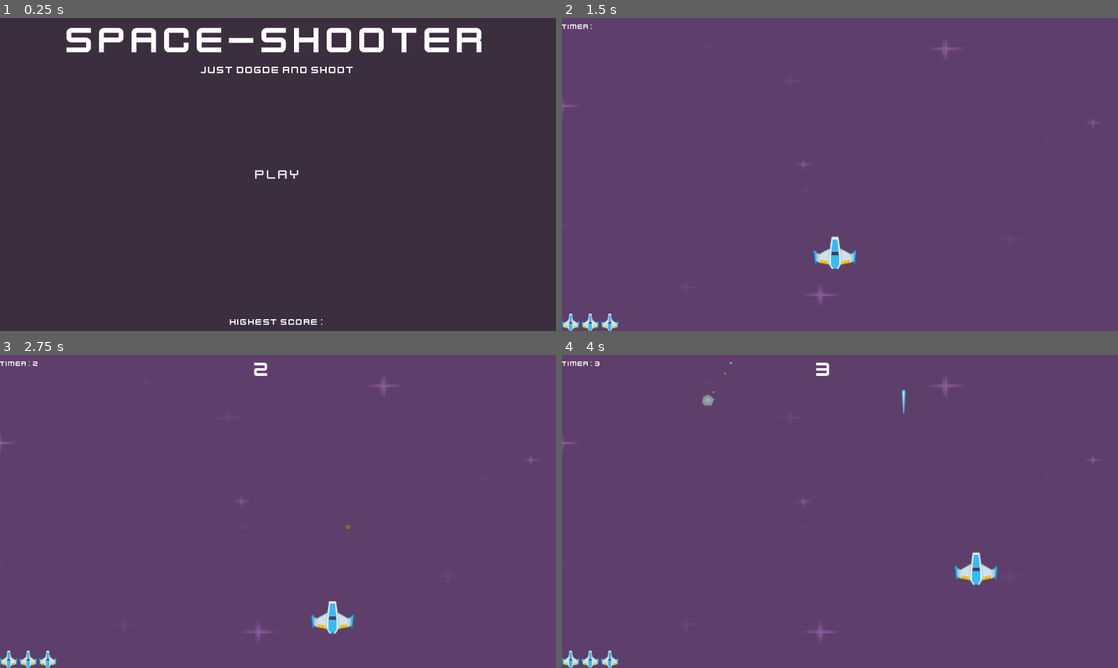
Above: before the commit, frames 1-4 (two rows, left to right).
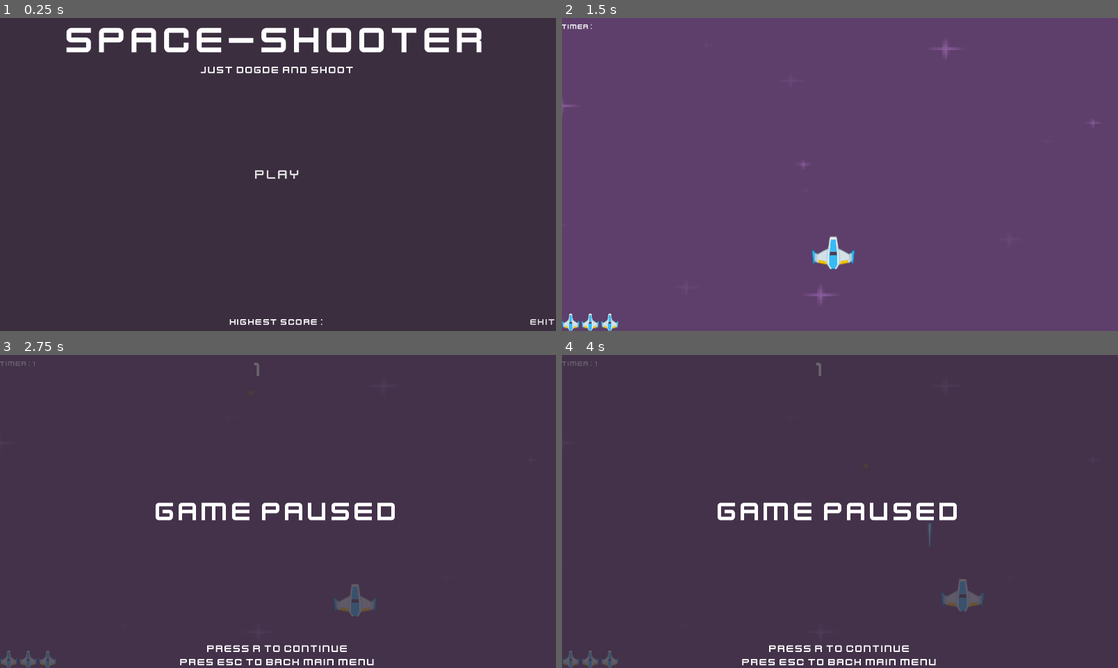
Above: after the commit, the same moments.

Repository: Ryan6712/Space-shooter
Game: Godot game, scene res://Scenes/main_menu.tscn
Two runs of this game, one before a commit and one after it. Both use one fixed random seed, a clock stepped at 60 frames per second and the inputs below.
Inputs:
- Up to frame 1 (0.25 s): no input
- Up to frame 2 (1.5 s): click "Play" at 0.5 s; tap Enter (play) at 1.25, 1.35 s; hold D (right) from 1.28 s (still down)
- Up to frame 3 (2.75 s): release D (right) at 2.03 s; hold S (down) from 2.03 s (still down); tap Enter (play) at 2.1 s
- Up to frame 4 (4 s): tap R at 2.75, 3.5 s; release S (down) at 2.78 s; hold D (right) 2.78-3.53 s; tap Space (shoot) at 2.85 s; tap Enter (play) at 3.05, 3.6 s; hold W (up) from 3.53 s (still down)

The runs differ from the first frame. In frame 1, less than 0.1% of the frame differs, in the area x 95-100%, y 96-98%; in frame 2, 0.3%; in frame 3, 100%, in the area x 0-100%, y 0-100%; in frame 4, 100%.
Error in both runs: Invalid access to property or key 'Highest_score' on a base object of type 'null instance'. (res://Scripts/main_menu.gd:9)

Commit message:
make exit button and fix pause menu bug

Diff:
--- a/Scenes/level.tscn
+++ b/Scenes/level.tscn
@@ -8,6 +8,7 @@
 [ext_resource type="AudioStream" uid="uid://m6nbgsy38lqm" path="res://Assets/SFXs/sfx_lose.ogg" id="5_wqkje"]
 [ext_resource type="AudioStream" uid="uid://ddxasscs7hu1u" path="res://Assets/Backsounds/play_backsound.mp3" id="7_8c0lf"]
 [ext_resource type="AudioStream" uid="uid://dh7uch4506obp" path="res://Assets/SFXs/sfx_shieldUp.ogg" id="7_754fn"]
+[ext_resource type="PackedScene" uid="uid://c74elwxyuo3gs" path="res://Scenes/pause_menu.tscn" id="9_bvt00"]
 
 [sub_resource type="RectangleShape2D" id="RectangleShape2D_k5f4k"]
 size = Vector2(1464, 62)
@@ -90,6 +91,8 @@
 bus = &"backsound"
 parameters/looping = true
 
+[node name="Pause_menu" parent="." unique_id=1058339049 instance=ExtResource("9_bvt00")]
+
 [connection signal="timeout" from="MeteorSpawnTimer" to="." method="_on_meteor_spawn_timer_timeout"]
 [connection signal="Laser" from="Player" to="." method="_on_player_laser"]
 [connection signal="timeout" from="DeathTimer" to="." method="_on_death_timer_timeout"]
--- a/Scenes/main_menu.tscn
+++ b/Scenes/main_menu.tscn
@@ -18,6 +18,10 @@
 [sub_resource type="StyleBoxEmpty" id="StyleBoxEmpty_opfnp"]
 
 [sub_resource type="StyleBoxEmpty" id="StyleBoxEmpty_cp0ys"]
+
+[sub_resource type="StyleBoxEmpty" id="StyleBoxEmpty_yhxw7"]
+
+[sub_resource type="StyleBoxEmpty" id="StyleBoxEmpty_trj04"]
 
 [node name="MainMenu" type="Control" unique_id=2087286878]
 layout_mode = 3
@@ -111,6 +115,26 @@
 theme_override_font_sizes/font_size = 21
 text = "Highest score : "
 
+[node name="MarginContainer2" type="MarginContainer" parent="." unique_id=1615576070]
+layout_mode = 1
+anchors_preset = 3
+anchor_left = 1.0
+anchor_top = 1.0
+anchor_right = 1.0
+anchor_bottom = 1.0
+offset_left = -40.0
+offset_top = -40.0
+grow_horizontal = 0
+grow_vertical = 0
+
+[node name="ExitButton" type="Button" parent="MarginContainer2" unique_id=1021412010]
+layout_mode = 2
+theme_override_fonts/font = ExtResource("3_1ehe0")
+theme_override_font_sizes/font_size = 21
+theme_override_styles/normal = SubResource("StyleBoxEmpty_yhxw7")
+theme_override_styles/hover = SubResource("StyleBoxEmpty_trj04")
+text = "Exit"
+
 [node name="AudioStreamPlayer2D" type="AudioStreamPlayer2D" parent="." unique_id=1122838304]
 stream = ExtResource("4_ce3w2")
 autoplay = true
@@ -118,3 +142,4 @@
 parameters/looping = true
 
 [connection signal="pressed" from="CenterContainer2/Button" to="." method="_on_button_pressed"]
+[connection signal="button_down" from="MarginContainer2/ExitButton" to="." method="_on_exit_button_button_down"]
--- /dev/null
+++ b/Scenes/pause_menu.tscn
@@ -0,0 +1,81 @@
+[gd_scene format=3 uid="uid://c74elwxyuo3gs"]
+
+[ext_resource type="FontFile" uid="uid://bjauj45hioc82" path="res://Assets/Fonts/kenvector_future.ttf" id="1_emv3i"]
+[ext_resource type="Script" uid="uid://ednkm5o755c1" path="res://Scripts/pause_menu.gd" id="1_k0w1u"]
+
+[node name="Pause_menu" type="CanvasLayer" unique_id=1058339049]
+process_mode = 3
+script = ExtResource("1_k0w1u")
+metadata/_edit_use_anchors_ = true
+
+[node name="ColorRect" type="ColorRect" parent="." unique_id=740484145]
+anchors_preset = 15
+anchor_right = 1.0
+anchor_bottom = 1.0
+grow_horizontal = 2
+grow_vertical = 2
+color = Color(0.22745098, 0.18039216, 0.24705882, 0.37254903)
+
+[node name="ColorRect2" type="ColorRect" parent="." unique_id=1844303500]
+anchors_preset = 15
+anchor_right = 1.0
+anchor_bottom = 1.0
+grow_horizontal = 2
+grow_vertical = 2
+color = Color(0.22745098, 0.18039216, 0.24705882, 0.37254903)
+
+[node name="ColorRect3" type="ColorRect" parent="." unique_id=1693329329]
+anchors_preset = 15
+anchor_right = 1.0
+anchor_bottom = 1.0
+grow_horizontal = 2
+grow_vertical = 2
+color = Color(0.22745098, 0.18039216, 0.24705882, 0.37254903)
+
+[node name="CenterContainer" type="CenterContainer" parent="." unique_id=554041034]
+anchors_preset = 8
+anchor_left = 0.5
+anchor_top = 0.5
+anchor_right = 0.5
+anchor_bottom = 0.5
+offset_left = -20.0
+offset_top = -20.0
+offset_right = 20.0
+offset_bottom = 20.0
+grow_horizontal = 2
+grow_vertical = 2
+
+[node name="Label" type="Label" parent="CenterContainer" unique_id=2013621096]
+layout_mode = 2
+theme_override_fonts/font = ExtResource("1_emv3i")
+theme_override_font_sizes/font_size = 64
+text = "game paused"
+
+[node name="CenterContainer2" type="CenterContainer" parent="." unique_id=1779543630]
+anchors_preset = 7
+anchor_left = 0.5
+anchor_top = 1.0
+anchor_right = 0.5
+anchor_bottom = 1.0
+offset_left = -20.0
+offset_top = -40.0
+offset_right = 20.0
+grow_horizontal = 2
+grow_vertical = 0
+
+[node name="VBoxContainer" type="VBoxContainer" parent="CenterContainer2" unique_id=2061162100]
+layout_mode = 2
+
+[node name="Label" type="Label" parent="CenterContainer2/VBoxContainer" unique_id=956189009]
+layout_mode = 2
+theme_override_fonts/font = ExtResource("1_emv3i")
+theme_override_font_sizes/font_size = 24
+text = "Press R to Continue"
+horizontal_alignment = 1
+
+[node name="Label2" type="Label" parent="CenterContainer2/VBoxContainer" unique_id=81193818]
+layout_mode = 2
+theme_override_fonts/font = ExtResource("1_emv3i")
+theme_override_font_sizes/font_size = 24
+text = "Pres ESC to Back Main menu"
+horizontal_alignment = 1
--- a/Scripts/level.gd
+++ b/Scripts/level.gd
@@ -14,13 +14,17 @@
 @onready var meteor_spawn: Timer = $MeteorSpawnTimer
 
 func _ready() -> void:
+	Input.set_mouse_mode(Input.MOUSE_MODE_CAPTURED)
 	get_tree().call_group('ui', 'set_health', HP)
 	Global.reset()
 
 
+func _exit_tree() -> void:
+	Input.set_mouse_mode(Input.MOUSE_MODE_VISIBLE)
+
 func _process(_delta: float) -> void:
 	if Global.time_elipse < 30:
-		meteor_spawn.set_wait_time(2)
+		meteor_spawn.set_wait_time(1)
 	elif Global.time_elipse < 60:
 		meteor_spawn.set_wait_time(0.8)
 	elif Global.time_elipse < 80:
@@ -29,6 +33,8 @@
 		meteor_spawn.set_wait_time(0.3)
 	else:
 		meteor_spawn.set_wait_time(0.2)
+
+
 
 
 
--- a/Scripts/main_menu.gd
+++ b/Scripts/main_menu.gd
@@ -8,7 +8,7 @@
 	load_score()
 	$MarginContainer/Label.text = $MarginContainer/Label.text + str(score.Highest_score)
 
-func _process(delta: float) -> void:
+func _process(_delta: float) -> void:
 	if Input.is_action_just_pressed("play"):
 		_on_button_pressed()
 
@@ -17,3 +17,6 @@
 
 func load_score():
 	score = ResourceLoader.load(Global.save_file_path + Global.save_score, "", ResourceLoader.CACHE_MODE_IGNORE)
+
+func _on_exit_button_button_down() -> void:
+	get_tree().quit()
--- /dev/null
+++ b/Scripts/pause_menu.gd
@@ -0,0 +1,18 @@
+extends CanvasLayer
+
+
+func _ready() -> void:
+	hide()
+	process_mode = Node.PROCESS_MODE_ALWAYS
+
+func _unhandled_input(_event: InputEvent) -> void:
+	if Input.is_action_just_pressed("exit") and get_tree().paused == true:
+		get_tree().paused = false
+		get_tree().change_scene_to_file("res://Scenes/main_menu.tscn")
+
+	if Input.is_action_just_pressed("play"):
+		_toggle_pause()
+
+func _toggle_pause():
+	get_tree().paused = !get_tree().paused
+	visible = get_tree().paused
--- a/Scripts/player.gd
+++ b/Scripts/player.gd
@@ -1,7 +1,7 @@
 extends CharacterBody2D
 
 
-@export var SPEED := 250
+@export var SPEED := 350
 @export var laser_cooldown_timer:float = 0.8
 
 var can_shoot:bool = true
Not shown, added: Scripts/pause_menu.gd.uid
Not shown, changed: export_presets.cfg
